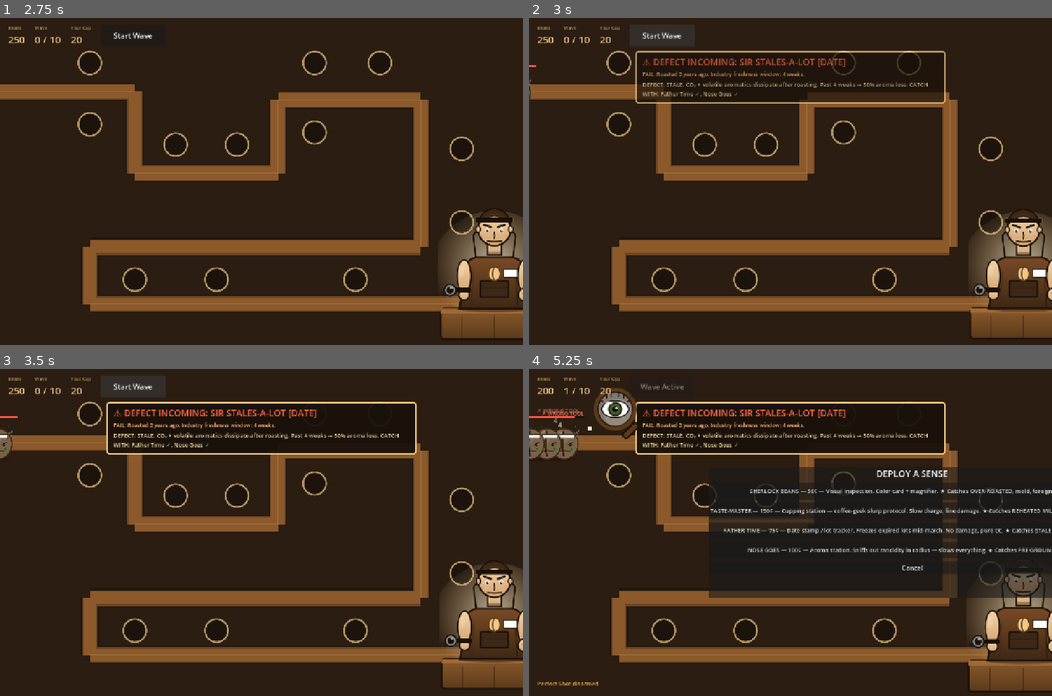
Above: before the commit, frames 1-4 (two rows, left to right).
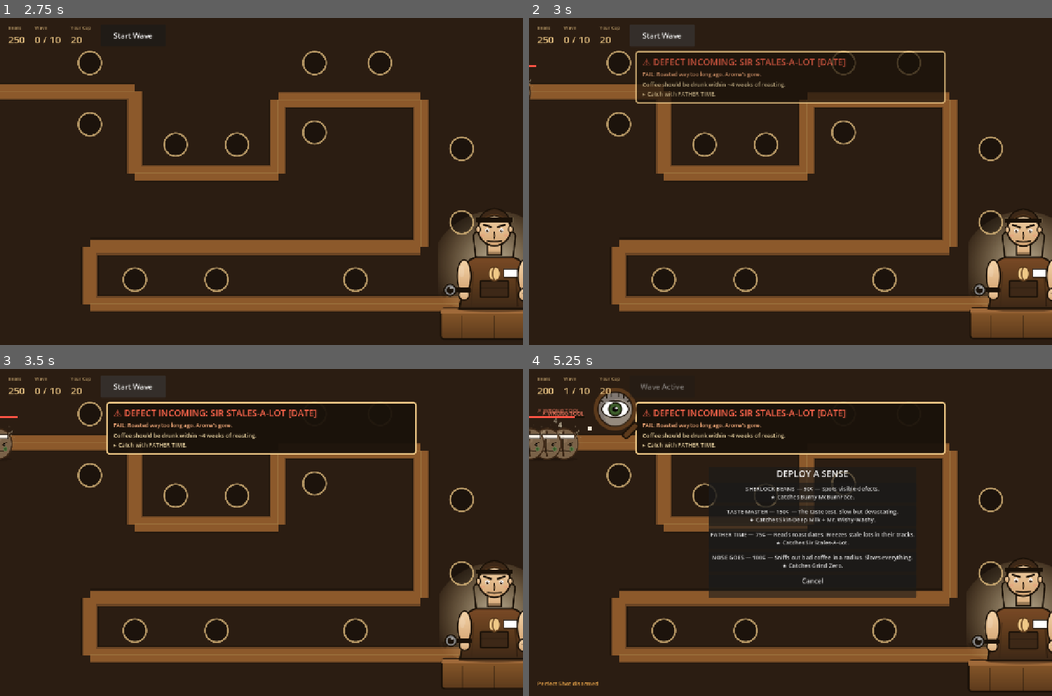
Above: after the commit, the same moments.

Repository: kanencoffee/grounds-for-defense-godot
Game: Godot game, scene res://scenes/main.tscn
The game is run twice, just before and just after one commit, with the same random seed, the same clock (stepped at 60 frames per second) and the same inputs.
Inputs (mouse positions are in pixels of both pictures, inside the frame that each line leads up to):
- Up to frame 1 (2.75 s): click "Start Wave" at 0.5 s; click "Start Wave" at 1.25 s; click "Skip All" at 2 s
- Up to frame 2 (3 s): click "Start Wave" at 2.75 s
- Up to frame 3 (3.5 s): no input
- Up to frame 4 (5.25 s): tap Enter at 3.5 s; move the mouse to (617, 414) at 3.52 s; tap P at 3.6, 5.1 s; click (617, 414) at 3.67 s; click (910, 489) at 4.25 s, where only the run before the commit has a clickable "SHERLOCK BEANS — 50¢ — Visual…"; move the mouse to (617, 473) at 5.02 s; click (617, 473) at 5.17 s

Frame 1 is identical in both runs. In frame 2, 0.7% of the frame differs, in the area x 21-77%, y 16-24%; in frame 3, 0.8%; in frame 4, 7.4%, in the area x 21-100%, y 16-70%.

Commit message:
Trim character descriptions to short, punchy 2-line form

Diff:
--- a/scripts/main.gd
+++ b/scripts/main.gd
@@ -7,38 +7,38 @@
 
 # ============== DEFINITIONS ==============
 const TOWER_DEFS = {
-	"eye":      {"name":"SHERLOCK BEANS",  "cost":50,  "range":180, "dmg":6,  "fire_rate":0.22, "sprite":"tower-eye.svg",    "specialty":"visual",    "blurb":"Visual inspection. Color card + magnifier. ★ Catches OVER-ROASTED, mold, foreign matter."},
-	"tongue":   {"name":"TASTE-MASTER",    "cost":150, "range":320, "dmg":60, "fire_rate":1.8,  "sprite":"tower-tongue.svg", "specialty":"taste",     "blurb":"Cupping station — coffee-geek slurp protocol. Slow charge, line damage. ★ Catches REHEATED MILK, UNDER-EXTRACTED.", "charge":1.5, "pierce":true},
-	"date":     {"name":"FATHER TIME",     "cost":75,  "range":190, "dmg":0,  "fire_rate":1.2,  "sprite":"tower-date.svg",   "specialty":"date",      "blurb":"Date stamp / lot tracker. Freezes expired lots mid-march. No damage, pure CC. ★ Catches STALE LOTS, POD-ZILLA.", "root":2.0},
-	"nose":     {"name":"NOSE GOES",       "cost":100, "range":180, "dmg":0,  "fire_rate":0.0,  "sprite":"tower-nose.svg",   "specialty":"aroma",     "blurb":"Aroma station. Sniffs out rancidity in radius — slows everything. ★ Catches PRE-GROUND, STALE.", "slow":0.55, "aura":true},
+	"eye":      {"name":"SHERLOCK BEANS",  "cost":50,  "range":180, "dmg":6,  "fire_rate":0.22, "sprite":"tower-eye.svg",    "specialty":"visual",    "blurb":"Spots visible defects.\n★ Catches Burny McBurnFace."},
+	"tongue":   {"name":"TASTE-MASTER",    "cost":150, "range":320, "dmg":60, "fire_rate":1.8,  "sprite":"tower-tongue.svg", "specialty":"taste",     "blurb":"The taste test. Slow but devastating.\n★ Catches Skin-Deep Milk + Mr. Wishy-Washy.", "charge":1.5, "pierce":true},
+	"date":     {"name":"FATHER TIME",     "cost":75,  "range":190, "dmg":0,  "fire_rate":1.2,  "sprite":"tower-date.svg",   "specialty":"date",      "blurb":"Reads roast dates. Freezes stale lots in their tracks.\n★ Catches Sir Stales-A-Lot.", "root":2.0},
+	"nose":     {"name":"NOSE GOES",       "cost":100, "range":180, "dmg":0,  "fire_rate":0.0,  "sprite":"tower-nose.svg",   "specialty":"aroma",     "blurb":"Sniffs out bad coffee in a radius. Slows everything.\n★ Catches Grind Zero.", "slow":0.55, "aura":true},
 }
 
 const ENEMY_DEFS = {
 	"disciple":   {"hp":30,  "speed":52, "sprite":"enemy-disciple.svg",   "bounty":5,   "size":100,
 		"name":"SIR STALES-A-LOT",  "defect":"date",
-		"fail":"Roasted 2 years ago. Industry freshness window: 4 weeks.",
-		"intro":"DEFECT: STALE. CO₂ + volatile aromatics dissipate after roasting. Past 4 weeks → 50% aroma loss. CATCH WITH: Father Time ✓, Nose Goes ✓"},
+		"fail":"Roasted way too long ago. Aroma's gone.",
+		"intro":"Coffee should be drunk within ~4 weeks of roasting.\n▸ Catch with FATHER TIME."},
 	"evangelist": {"hp":20,  "speed":100,"sprite":"enemy-evangelist.svg", "bounty":8,   "size":100,
 		"name":"GRIND ZERO",        "defect":"aroma",
-		"fail":"Pre-ground. Surface area 10,000× higher → oxidizes in HOURS.",
-		"intro":"DEFECT: PRE-GROUND. Coffee should be ground RIGHT BEFORE brewing. Bagged grounds are stale before you open them. CATCH WITH: Nose Goes ✓, Sherlock Beans ✓",
+		"fail":"Pre-ground. Stale before you open the bag.",
+		"intro":"Always grind right before brewing. Always.\n▸ Catch with NOSE GOES.",
 		"slow_immune":3.0},
 	"demon":      {"hp":140, "speed":30, "sprite":"enemy-demon.svg",      "bounty":22,  "size":120,
 		"name":"SKIN-DEEP MILK",    "defect":"taste",
-		"fail":"Steamed 3×. Proteins denatured >70°C → that crusty skin on top.",
-		"intro":"DEFECT: REHEATED DAIRY. Milk can only be steamed ONCE — second heat denatures proteins, scorches lactose. Tanky. CATCH WITH: Taste-Master ✓"},
+		"fail":"Steamed twice. Look at that skin.",
+		"intro":"Milk only gets steamed once. Period.\n▸ Catch with TASTE-MASTER."},
 	"wraith":     {"hp":80,  "speed":56, "sprite":"enemy-wraith.svg",     "bounty":15,  "size":110,
 		"name":"BURNY McBURNFACE",  "defect":"visual",
-		"fail":"Agtron color: 18 (target ~55). Roasted past 2nd crack — carbonized.",
-		"intro":"DEFECT: OVER-ROASTED. Internal temp blew past 240°C. Origin character incinerated. Bitter + ashy. The dead giveaway: color. CATCH WITH: Sherlock Beans ✓"},
+		"fail":"Roasted till it's basically charcoal.",
+		"intro":"Too dark = bitter + ashy. The color tells the truth.\n▸ Catch with SHERLOCK BEANS."},
 	"zealot":     {"hp":50,  "speed":68, "sprite":"enemy-zealot.svg",     "bounty":10,  "size":100,
 		"name":"MR. WISHY-WASHY",   "defect":"taste",
-		"fail":"TDS 0.5% (target 1.15-1.35%). Ratio 1:30 (target 1:15-18).",
-		"intro":"DEFECT: UNDER-EXTRACTED. Brew ratio way off. Sour, weak, no body — basically brown water. CATCH WITH: Taste-Master ✓"},
+		"fail":"Brewed weak. Basically brown water.",
+		"intro":"Wrong ratio. Sour, thin, no body.\n▸ Catch with TASTE-MASTER."},
 	"baron":      {"hp":600, "speed":36, "sprite":"enemy-baron.svg",      "bounty":250, "size":180,
 		"name":"POD-ZILLA",         "defect":"compound",
-		"fail":"Pre-ground + sealed 18mo + foil + plastic + microplastics.",
-		"intro":"BOSS: POD-ZILLA. Compound defect — stale + pre-ground + plastic taint at once. Heavily armored. ALL inspection tools work, but at reduced bonus. Bring everything.",
+		"fail":"Pre-ground beans, sealed 18 months in plastic.",
+		"intro":"Stale + pre-ground + plastic, all at once. Armored.\n▸ Use EVERYTHING.",
 		"regen":5, "armor":0.25},
 }
 
